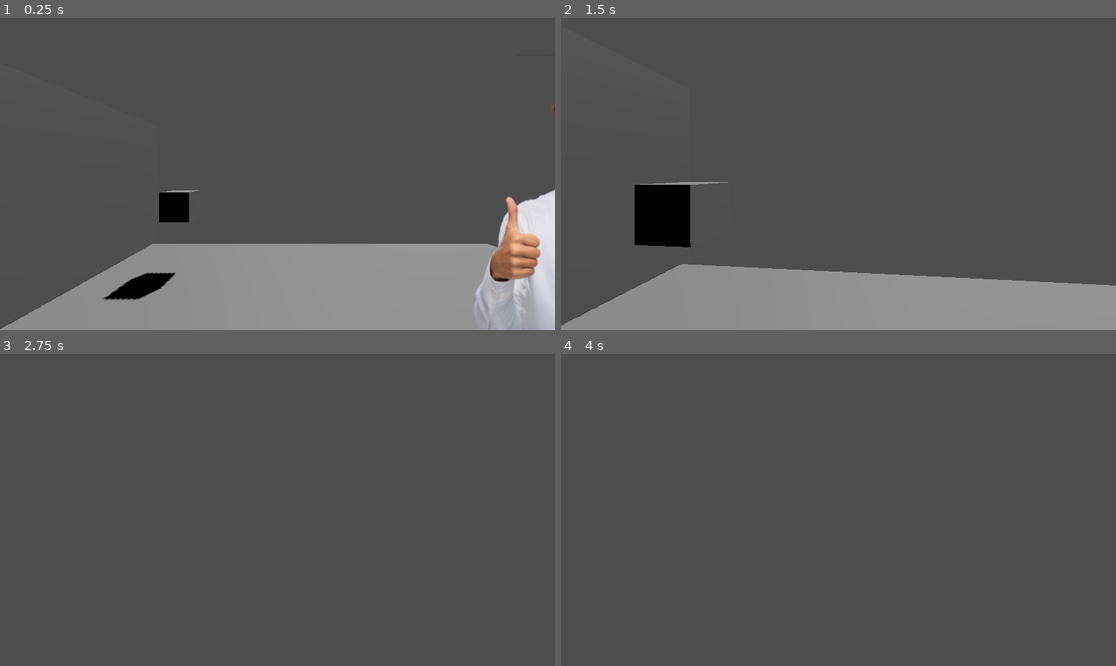
Above: before the commit, frames 1-4 (two rows, left to right).
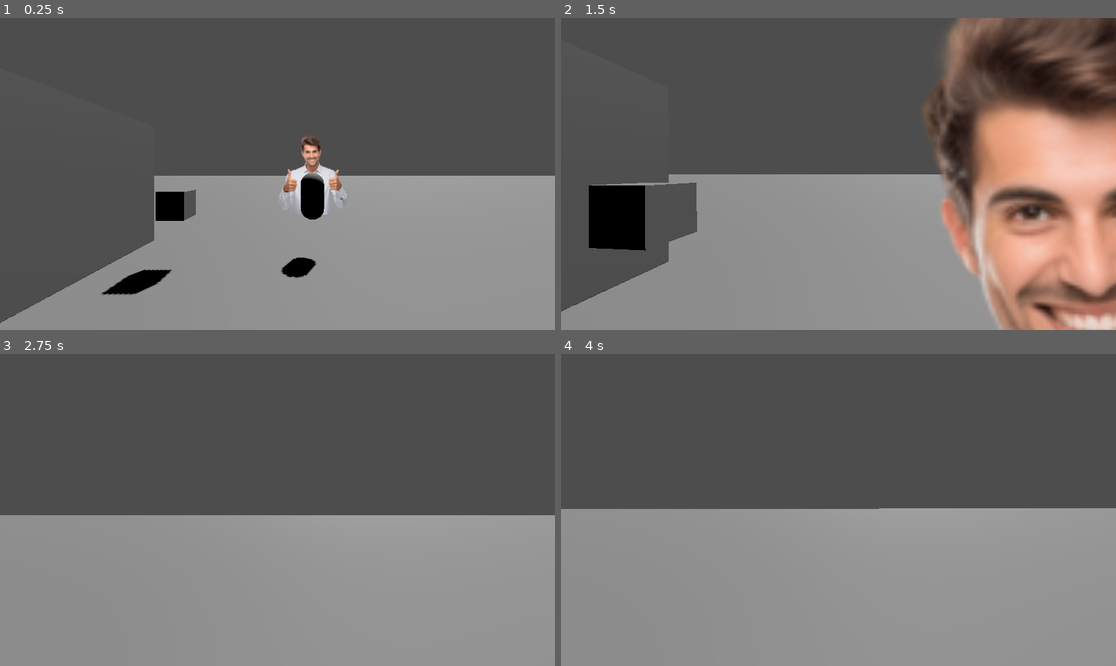
Above: after the commit, the same moments.

Repository: Doravid/Escape-From-Costkia
Game: Godot game, scene res://Scenes/mainGame.tscn
The game is run twice, just before and just after one commit, with the same random seed, the same clock (stepped at 60 frames per second) and the same inputs.
Inputs (mouse positions are in pixels of both pictures, inside the frame that each line leads up to):
- Up to frame 1 (0.25 s): no input
- Up to frame 2 (1.5 s): tap Enter (ui_accept) at 0.5, 0.77 s; move the mouse to (866, 174) at 0.52 s; hold W (ui_up) from 0.53 s (still down); tap E (interact) at 0.6 s; click (866, 174) at 0.8 s; move the mouse to (810, 174) at 1.27 s; click (810, 174) at 1.35 s
- Up to frame 3 (2.75 s): keep holding W (ui_up); tap Enter (ui_accept) at 1.52 s; tap E (interact) at 1.55 s; move the mouse to (288, 503) at 2.02 s; right-click (288, 503) at 2.1 s; click (288, 503) at 2.3 s
- Up to frame 4 (4 s): keep holding W (ui_up); tap Enter (ui_accept) at 2.75, 3.02, 3.5, 3.77 s; move the mouse to (832, 516) at 2.77 s; tap E (interact) at 2.85 s; move the mouse to (877, 513) at 3.52 s; hold Shift (sprint) from 3.53 s (still down); click (877, 513) at 3.8 s

The runs differ from the first frame. In frame 1, 20% of the frame differs, in the area x 0-100%, y 27-100%; in frame 2, 46%; in frame 3, 48%; in frame 4, 50%, in the area x 0-100%, y 49-100%.

Commit message:
did stuff, dont hit dave :(

Diff:
--- a/Scenes/interactableMan.tscn
+++ b/Scenes/interactableMan.tscn
@@ -1,9 +1,8 @@
-[gd_scene load_steps=4 format=3 uid="uid://d3xab6vqx885f"]
+[gd_scene load_steps=3 format=3 uid="uid://d3xab6vqx885f"]
 
-[ext_resource type="Texture2D" uid="uid://b1jv5a3ulxg3v" path="res://assets/man.png" id="1_dxcrj"]
 [ext_resource type="Script" path="res://scripts/npcCore.gd" id="1_ecyft"]
 
-[sub_resource type="CylinderShape3D" id="CylinderShape3D_igoky"]
+[sub_resource type="CapsuleShape3D" id="CapsuleShape3D_vj2lj"]
 
 [node name="RigidBody3D" type="RigidBody3D"]
 collision_layer = 2
@@ -14,17 +13,16 @@
 script = ExtResource("1_ecyft")
 
 [node name="CollisionShape3D" type="CollisionShape3D" parent="."]
-shape = SubResource("CylinderShape3D_igoky")
+shape = SubResource("CapsuleShape3D_vj2lj")
 
-[node name="Sprite3D" type="Sprite3D" parent="."]
-transform = Transform3D(1, 0, 0, 0, 1, 0, 0, 0, 1, 0, 1, 0)
-texture = ExtResource("1_dxcrj")
+[node name="RayCast3D" type="RayCast3D" parent="."]
+target_position = Vector3(0, 0, 0)
+
+[node name="aggroTimer" type="Timer" parent="."]
+one_shot = true
 
 [node name="CSGCylinder3D" type="CSGCylinder3D" parent="."]
 visible = false
-
-[node name="RayCast3D" type="RayCast3D" parent="."]
-target_position = Vector3(0, 0, 0)
 
 [node name="Timer" type="Timer" parent="."]
 one_shot = true
--- a/Scenes/mainGame.tscn
+++ b/Scenes/mainGame.tscn
@@ -1,10 +1,9 @@
-[gd_scene load_steps=7 format=3 uid="uid://cpr7410kx7j0i"]
+[gd_scene load_steps=6 format=3 uid="uid://cpr7410kx7j0i"]
 
 [ext_resource type="PackedScene" uid="uid://lr7dpxiaghhj" path="res://Scenes/player.tscn" id="2_5p7qq"]
-[ext_resource type="PackedScene" uid="uid://d3xab6vqx885f" path="res://Scenes/interactableMan.tscn" id="3_6wkp0"]
 [ext_resource type="PackedScene" uid="uid://bmuget5b8bstf" path="res://Scenes/interactableBox.tscn" id="3_bo4vu"]
-[ext_resource type="PackedScene" uid="uid://58ux62k845bs" path="res://Scenes/nav_agent.tscn" id="4_xprng"]
 [ext_resource type="PackedScene" uid="uid://b1f0e17gumeyf" path="res://Scenes/quest_return_point.tscn" id="5_807m7"]
+[ext_resource type="PackedScene" uid="uid://dndcamg61vdyl" path="res://Scenes/roamingNPC.tscn" id="5_mhhfp"]
 
 [sub_resource type="NavigationMesh" id="NavigationMesh_d735o"]
 vertices = PackedVector3Array(-6.91421, -1.98047, -10.0881, -6.91421, -1.98047, 3.16187, 9.08579, -1.98047, 3.16187, 9.08579, -1.98047, -10.0881)
@@ -22,11 +21,6 @@
 [node name="Box" parent="." instance=ExtResource("3_bo4vu")]
 transform = Transform3D(1, 0, 0, 0, 1, 0, 0, 0, 1, 0.229715, 3.59413, -1.40975)
 
-[node name="RigidBody3D" parent="." instance=ExtResource("3_6wkp0")]
-transform = Transform3D(1, 0, 0, 0, 1, 0, 0, 0, 1, 3, 0, -3)
-
-[node name="NavAgent" parent="." instance=ExtResource("4_xprng")]
-
 [node name="TargetPos" type="CSGBox3D" parent="."]
 transform = Transform3D(1, 0, 0, 0, 1, 0, 0, 0, 1, -4.21158, 0, -7.99683)
 
@@ -34,7 +28,7 @@
 navigation_mesh = SubResource("NavigationMesh_d735o")
 
 [node name="Floor" type="CSGBox3D" parent="Map"]
-transform = Transform3D(10.7893, 0, 0, 0, 0.189573, 0, 0, 0, 14.3041, 1.07751, -2.38568, -3.43608)
+transform = Transform3D(1828.38, 0, 0, 0, 0.193374, 0, 0, 0, 832.321, 1.07751, -2.38568, -3.43608)
 use_collision = true
 size = Vector3(1.5741, 1, 1)
 
@@ -50,3 +44,6 @@
 transform = Transform3D(1, 0, 0, 0, 1, 0, 0, 0, 1, 5.00252, -1.48655, -1.38253)
 fetchTypeBool = false
 fetchQuery = "Box"
+
+[node name="Node3D" parent="." instance=ExtResource("5_mhhfp")]
+transform = Transform3D(1, 0, 0, 0, 1, 0, 0, 0, 1, 1.03002, 0.50777, -9.10093)
--- a/Scenes/nav_agent.tscn
+++ b/Scenes/nav_agent.tscn
@@ -2,18 +2,20 @@
 
 [ext_resource type="Script" path="res://scripts/PathfindAgent.gd" id="1_ay1cc"]
 
-[sub_resource type="CapsuleMesh" id="CapsuleMesh_6v8au"]
+[sub_resource type="CapsuleMesh" id="CapsuleMesh_yt535"]
 
-[sub_resource type="CapsuleShape3D" id="CapsuleShape3D_2hanq"]
+[sub_resource type="CapsuleShape3D" id="CapsuleShape3D_kv1kl"]
 
 [node name="NavAgent" type="CharacterBody3D"]
 transform = Transform3D(1, 0, 0, 0, 1, 0, 0, 0, 1, 0, -1.05107, 0)
+collision_layer = 3
+collision_mask = 3
 script = ExtResource("1_ay1cc")
 
 [node name="MeshInstance3D" type="MeshInstance3D" parent="."]
-mesh = SubResource("CapsuleMesh_6v8au")
+mesh = SubResource("CapsuleMesh_yt535")
 
 [node name="CollisionShape3D" type="CollisionShape3D" parent="."]
-shape = SubResource("CapsuleShape3D_2hanq")
+shape = SubResource("CapsuleShape3D_kv1kl")
 
 [node name="NavigationAgent3D" type="NavigationAgent3D" parent="."]
--- /dev/null
+++ b/Scenes/roamingNPC.tscn
@@ -0,0 +1,21 @@
+[gd_scene load_steps=5 format=3 uid="uid://dndcamg61vdyl"]
+
+[ext_resource type="Script" path="res://scripts/roamingNPC.gd" id="1_715ce"]
+[ext_resource type="PackedScene" uid="uid://58ux62k845bs" path="res://Scenes/nav_agent.tscn" id="2_5gx6v"]
+[ext_resource type="PackedScene" uid="uid://d3xab6vqx885f" path="res://Scenes/interactableMan.tscn" id="3_vfbwo"]
+[ext_resource type="Texture2D" uid="uid://b1jv5a3ulxg3v" path="res://assets/man.png" id="4_toihy"]
+
+[node name="Node3D" type="Node3D"]
+script = ExtResource("1_715ce")
+
+[node name="NavAgent" parent="." instance=ExtResource("2_5gx6v")]
+
+[node name="RigidBody3D" parent="." instance=ExtResource("3_vfbwo")]
+transform = Transform3D(1, 0, 0, 0, 1, 0, 0, 0, 1, 0, -1.03222, 0)
+
+[node name="Sprite3D" type="Sprite3D" parent="."]
+transform = Transform3D(1, 0, 0, 0, 1, 0, 0, 0, 1, 0, -0.219482, 0)
+texture = ExtResource("4_toihy")
+
+[node name="Timer" type="Timer" parent="."]
+one_shot = true
--- a/project.godot
+++ b/project.godot
@@ -61,5 +61,6 @@
 }
 drop={
 "deadzone": 0.5,
-"events": []
+"events": [Object(InputEventMouseButton,"resource_local_to_scene":false,"resource_name":"","device":-1,"window_id":0,"alt_pressed":false,"shift_pressed":false,"ctrl_pressed":false,"meta_pressed":false,"button_mask":2,"position":Vector2(239, 7),"global_position":Vector2(248, 53),"factor":1.0,"button_index":2,"canceled":false,"pressed":true,"double_click":false,"script":null)
+]
 }
--- a/scripts/PathfindAgent.gd
+++ b/scripts/PathfindAgent.gd
@@ -10,7 +10,7 @@
 
 	var direction = Vector3()
 
-	nav.target_position = $"../TargetPos".position
+	nav.target_position = get_node("/root/mainGame/player").position
 
 	direction = nav.get_next_path_position() - global_position
 	direction = direction.normalized()
--- a/scripts/npcCore.gd
+++ b/scripts/npcCore.gd
@@ -8,12 +8,13 @@
 
 var timeToWait := 0
 
+var WasHit := false
 
 @onready var player = get_node("/root/mainGame/player")
 
 @onready var lastPlayerPos = player.position
 
-var timeElapsed := 0
+var timeElapsed := 10
 
 # Called when the node enters the scene tree for the first time.
 func _ready() -> void:
@@ -28,18 +29,45 @@
 		if $RayCast3D.get_collider() == player:
 			lastPlayerPos = player.position
 
+	if WasHit and timeElapsed > 0:
+		timeElapsed = timeElapsed - 1
+	else:
+		if not isStandingBool():
+			angular_velocity = Vector3.ZERO
+			standUp(delta)
+		else:
+			WasHit = false
+
+
+
+
 
 
 
 func _on_body_entered(body: Node) -> void:
 	if body.has_meta("canBePickup"):
 		if body.wasThrown:
+			WasHit = true
+			timeElapsed = 500
 			timesWronged = timesWronged + 1
 			hatred = timesWronged * 10
 			player.sanity = player.sanity + hatred
 			mode = "pursuit"
-			$Timer.wait_time = hatred
-			$Timer.start()
-			await $Timer.timeout
+			$aggroTimer.wait_time = hatred
+			$aggroTimer.start()
+			await $aggroTimer.timeout
 			mode = "roam"
 			hatred = 0
+
+var uprightThreshold := .999
+
+func isStandingBool():
+	return transform.basis.y.normalized().dot(Vector3.UP) > uprightThreshold
+
+var torqueStrength := .001
+var smoothing := .1
+
+func standUp(delta):
+	transform.basis.x = Vector3(1,0,0) * smoothing + transform.basis.x * (1 - smoothing)
+	transform.basis.y = Vector3(0,1,0) * smoothing + transform.basis.y * (1 - smoothing)
+	transform.basis.z = Vector3(0,0,1) * smoothing + transform.basis.z * (1 - smoothing)
--- a/scripts/player.gd
+++ b/scripts/player.gd
@@ -43,7 +43,6 @@
 			if target.has_meta("canBePickup"):
 				heldObject = target.duplicate()
 				returnParent = target.get_parent()
-				print(returnParent.name)
 				heldObject.gravity_scale = 0
 				heldObject.linear_velocity = Vector3(0, 0, 0)
 
@@ -63,8 +62,8 @@
 			remove_child(heldObject)
 			returnParent.add_child(heldObject)
 			heldObject.position = $".".position + -$".".transform.basis.z * 2
-			heldObject.apply_impulse(-$".".transform.basis.z * 50)
-			heldObject.apply_impulse(Vector3(0, 10, 0))
+			heldObject.apply_impulse(-$".".transform.basis.z * 20)
+			heldObject.apply_impulse(Vector3(0, 4, 0))
 			heldObject.wasThrown = true
 			heldObject = null
 
--- /dev/null
+++ b/scripts/roamingNPC.gd
@@ -0,0 +1,46 @@
+extends Node3D
+
+@onready var navBod = $NavAgent
+@onready var rigBod = $RigidBody3D
+@onready var sprite = $Sprite3D
+
+@onready var activeBod = navBod
+
+var countdown = 0
+
+# Called when the node enters the scene tree for the first time.
+func _ready() -> void:
+	pass
+
+
+
+# Called every frame. 'delta' is the elapsed time since the previous frame.
+func _process(delta: float) -> void:
+	if rigBod.WasHit:
+		activeBod = rigBod
+	else:
+		activeBod = navBod
+
+
+
+	if activeBod == navBod:
+		navBod.set_collision_layer_value(1, true)
+		navBod.set_collision_layer_value(2, true)
+		navBod.set_collision_mask_value(1, true)
+		navBod.set_collision_mask_value(2, true)
+		rigBod.set_collision_layer_value(2, false)
+		rigBod.set_collision_mask_value(1, false)
+		rigBod.position = navBod.position
+		sprite.position = navBod.position + Vector3.UP * 1
+
+	if  activeBod == rigBod:
+		navBod.set_collision_layer_value(1, false)
+		navBod.set_collision_layer_value(2, false)
+		navBod.set_collision_mask_value(1, false)
+		navBod.set_collision_mask_value(2, false)
+		rigBod.set_collision_layer_value(2, true)
+		rigBod.set_collision_mask_value(2, true)
+		rigBod.set_collision_mask_value(1, true)
+		navBod.position = rigBod.position
+		sprite.position = rigBod.position + Vector3.UP * 1
+		sprite.rotation = rigBod.rotation
